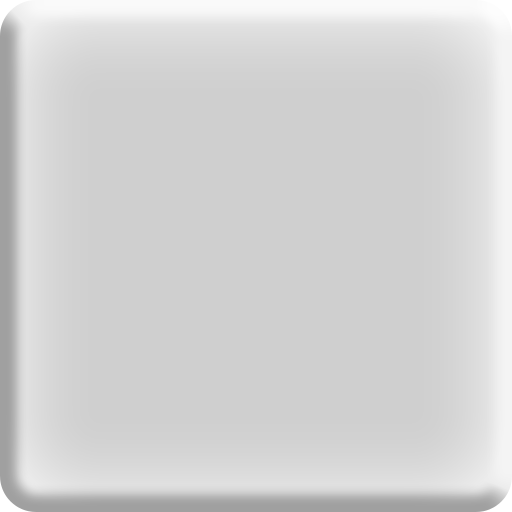
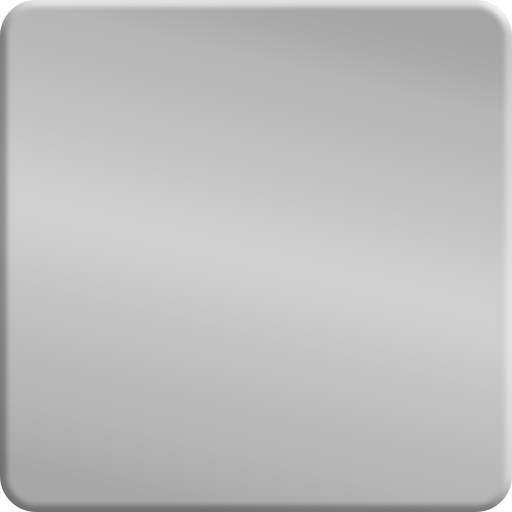
Comparing the layer stacks of the two 512 x 512 images. Changes:
added layer "Rectangle 1" (1st of 2) above "Rectangle 1" over bbox(0, 0, 512, 512)
hid "Rectangle 1" (2nd of 2) over bbox(0, 0, 512, 512)
